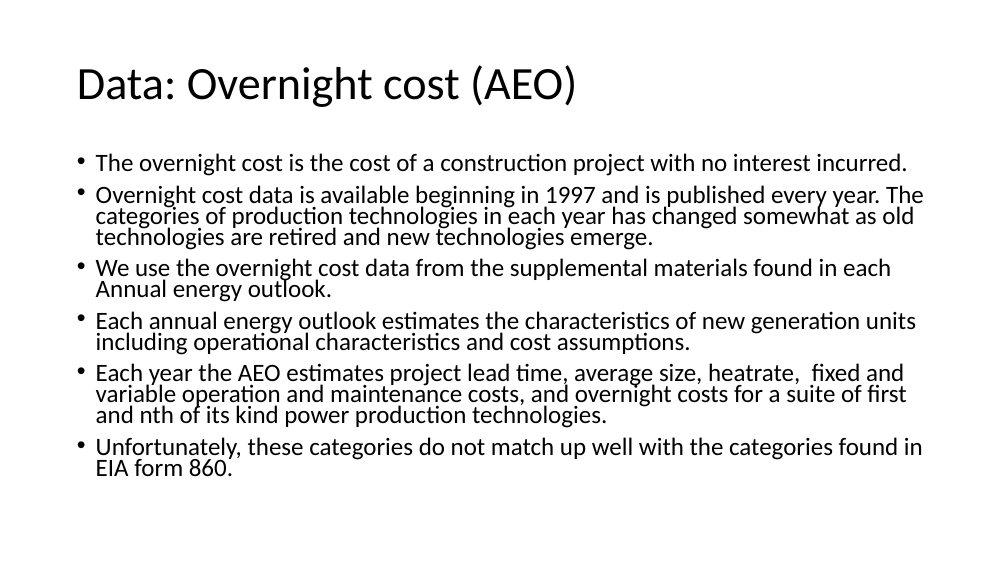
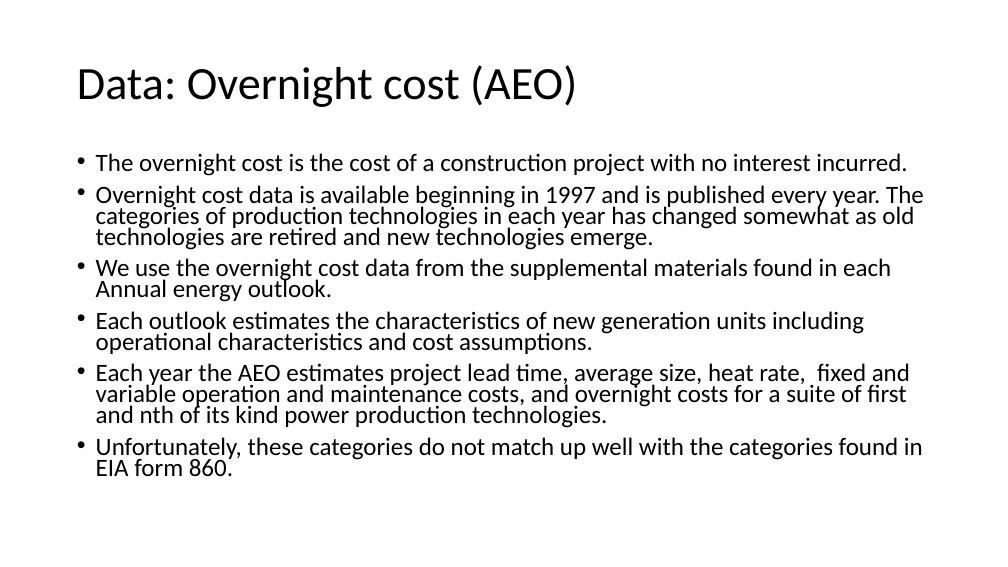
Before and after one commit to andymd26/fuzzy-waffle, a slide deck: slide 6 of doc/Electricity investment.pptx. Drawn at 1008x567 pixels with LibreOffice and Linux fonts; fonts in the diff are those of the drawing. Boxes give left, top, right and bottom in pixels: in the first picture for what was removed or moved away, otherwise in the second. Text is boxed around its words. In the diff, an @@ line names an element or a change of style, - is before the commit and + after.

```diff
--- a/doc/Electricity investment.pptx
+++ b/doc/Electricity investment.pptx
@@ text at bbox=[96, 311, 910, 428]: text changed @@
-• Each annual energy outlook estimates the characteristics of new generation units including operational characteristics and cost assumptions.
-• Each year the AEO estimates project lead time, average size, heatrate, fixed and variable operation and maintenance costs, and overnight costs for a suite of first and nth of its kind power production technologies.
+• Each outlook estimates the characteristics of new generation units including operational characteristics and cost assumptions.
+• Each year the AEO estimates project lead time, average size, heat rate, fixed and variable operation and maintenance costs, and overnight costs for a suite of first and nth of its kind power production technologies.
```
Also in this commit, not shown: 10 other slides changed, 3 slides added.
